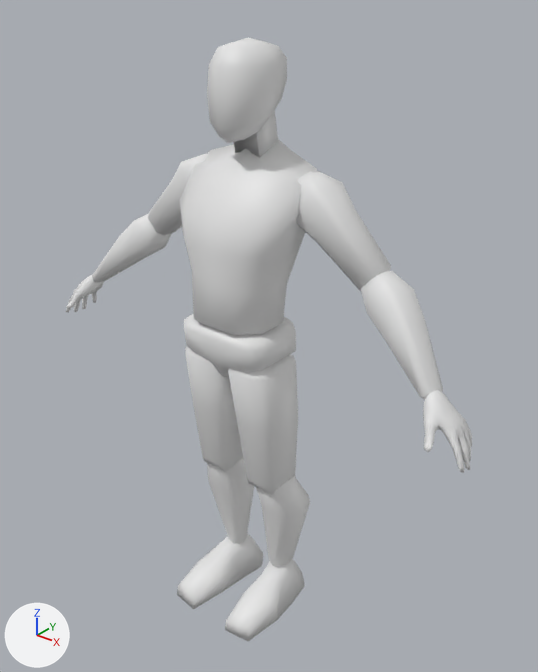
Before and after pictures for a commit that changed the FBX model Assets/Models/fencingguy.fbx.
One viewpoint serves both versions: a 50 mm lens placed at (1.415, -1.669, 2.109), pointed at (0.032, 0.06, 1.037). Every picture has the same lights, and +X, +Y and +Z are marked at lower left. Where no turn or scale is listed for an object, it has been applied to the vertices.

In view in the first picture: 'body'.
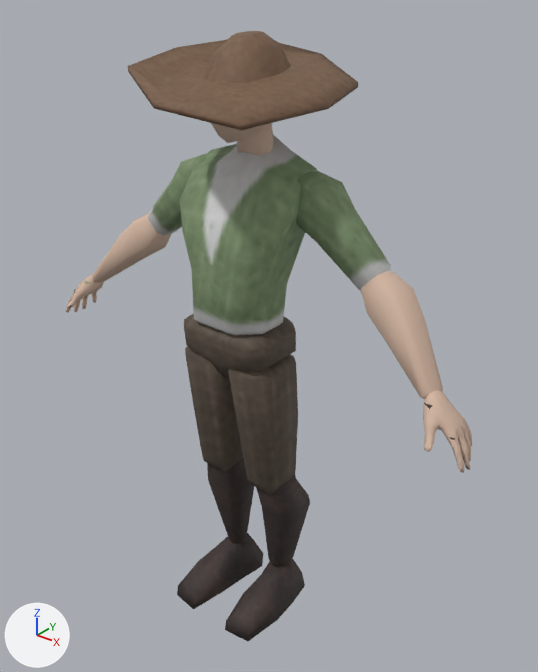
Location of each change, [x1, y1, x2, y2] in pixels of the pictures (538 x 672 px; the box of a moved part takes in the faces that stretch with it):
'body', reshaped: before [66, 37, 472, 641]; after [66, 31, 472, 641]
part 1 of me_arm_lower_l, rebuilt: before [234, 133, 259, 157]; after [237, 123, 274, 156]
part 2 of me_arm_lower_l, added (brown): after [127, 31, 358, 130]
part 3 of me_arm_lower_l, deleted: before [256, 110, 278, 158]
part 4 of me_arm_lower_l, moved or reshaped (not visible afterwards): before [207, 37, 287, 100]
part 5 of me_arm_lower_l, recoloured: [66, 123, 472, 641] in both

The edits, one by one:
Picture 'Fencer_BaseColor.png' (img_fencer_basecolor_png) is new.
Material 'Fencer' (mat_fencer) is new.
Its texture is img_fencer_basecolor_png.
Its roughness is 0.726.
me_arm_lower_l is used by ob_body; location (0.0, 0.0, 0.0).
Verts and faces of me_arm_lower_l; kept vertices keep their numbers, new ones are numbered from 1318.
Before the commit, vertices of me_arm_lower_l: 101 (0.05, 0.08, 1.93) at pixel (278, 46), 103 (0.05, -0.06, 1.93) at pixel (246, 49), 107 (0.0, 0.09, 1.94) at pixel (267, 42), 110 (0.06, 0.01, 1.94) at pixel (266, 45), 113 (0.0, -0.07, 1.94) at pixel (228, 45).
Before the commit, vertices of me_arm_lower_l: 115 (0.07, -0.08, 1.89) at pixel (246, 68), 121 (0.0, -0.11, 1.89) at pixel (219, 67), 756 (-0.05, 0.08, 1.93), 758 (-0.05, -0.06, 1.93) at pixel (217, 47), 763 (-0.06, 0.01, 1.94) at pixel (231, 42).
Before the commit, vertices of me_arm_lower_l: 766 (-0.07, -0.08, 1.89) at pixel (208, 64).
me_arm_lower_l had 1318 vertices, 2006 faces and spanned x -0.82..0.82, y -0.25..0.15, z 0.0..1.95.
me_arm_lower_l now has 1406 vertices, 2086 faces and spans x -0.82..0.82, y -0.36..0.36, z 0.0..1.97.
me_arm_lower_l part 1: the loose piece of 8 vertices spanning x -0.05..0.05, y -0.02..0.09, z 1.63..1.78 is rebuilt with 24 vertices and now spans x -0.06..0.06, y -0.04..0.11, z 1.58..1.78, in mat_fencer (picture img_fencer_basecolor_png).
me_arm_lower_l part 2: a new loose piece of 80 vertices spanning x -0.28..0.28, y -0.36..0.36, z 1.77..1.97, in mat_fencer (picture img_fencer_basecolor_png).
me_arm_lower_l part 3: the loose piece of 8 vertices spanning x -0.05..0.05, y -0.02..0.09, z 1.63..1.78 is deleted.
Part 4, on me_arm_lower_l:
Vertex 101 moves to (0.04, 0.07, 1.94).
Vertex 103 moves to (0.04, -0.04, 1.94), pixel (246, 44).
Vertex 107 moves to (0.0, 0.08, 1.94).
Vertex 110 moves to (0.05, 0.01, 1.95).
Vertex 113 moves to (0.0, -0.06, 1.95), pixel (232, 41).
Vertex 115 moves to (0.06, -0.07, 1.89), pixel (246, 65).
Vertex 121 moves to (0.0, -0.1, 1.89).
Vertex 756 moves to (-0.04, 0.07, 1.94).
Vertex 758 moves to (-0.04, -0.04, 1.94), pixel (224, 42).
Vertex 763 moves to (-0.05, 0.01, 1.95).
Vertex 766 moves to (-0.06, -0.07, 1.89).
me_arm_lower_l part 5: 1996 faces spanning x -0.82..0.82, y -0.25..0.15, z 0.0..1.95 switch from mat_material (white #e7e7e7) to mat_fencer (picture img_fencer_basecolor_png).
